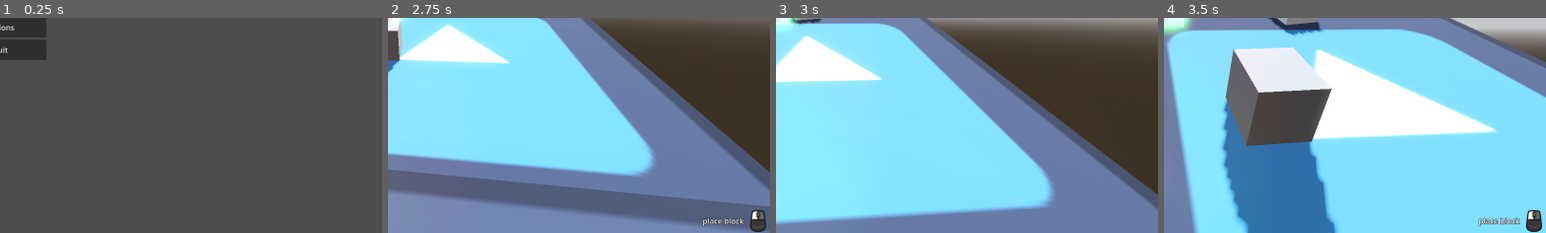
Above: before the commit, frames 1-4 (left to right).
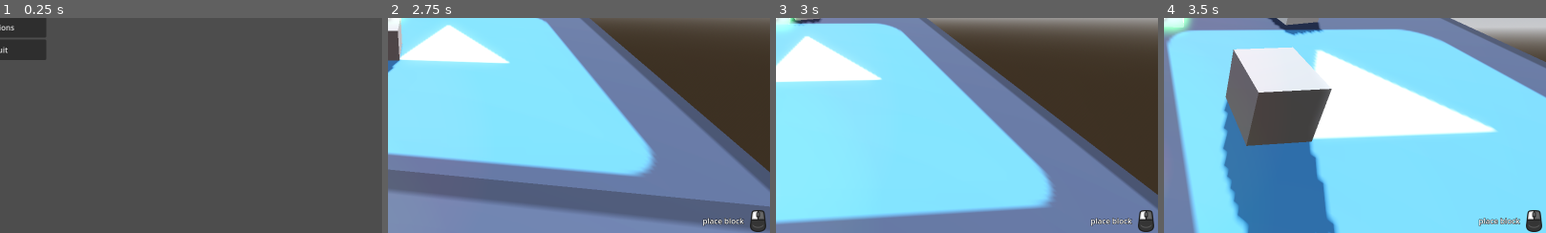
Above: after the commit, the same moments.

Repository: matmas/spacecraft3d
Game: Godot game, scene res://menus/main_menu/main_menu.tscn
Same seed, same stepped clock (60 frames per second), same inputs: the game is played once before the commit and once after it. The engine's default icon, where the game draws it, is replaced by a stand-in: a white triangle on a blue panel in a dark square.
Inputs (mouse positions are % of the whole screen's width and height, from its top left):
- Up to frame 1 (0.25 s): no input
- Up to frame 2 (2.75 s): click "New game" at 0.5 s; tap Enter at 1.25 s; move the mouse to (55, 50) at 1.27 s; hold Ctrl (crouch) 1.28-2.03 s; hold W (move_forward) from 1.28 s (still down); click (55, 50) at 1.42 s; tap Space (jump) at 1.52, 2.27 s; move the mouse to (45, 50) at 2.02 s; click (45, 50) at 2.1 s
- Up to frame 3 (3 s): keep holding W (move_forward); move the mouse to (52, 48) at 2.77 s; hold Shift (sprint) from 2.78 s (still down)
- Up to frame 4 (3.5 s): keep holding W (move_forward); keep holding Shift (sprint)
The pictures show only the part of the screen within x 50-100%, y 50-100%; the shares and areas given below are measured in that part.

Frames 1-2 are identical in both runs. In frame 3, 0.7% of the frame differs, in the area x 82-99%, y 89-100%; in frame 4, nothing differs.

Commit message:
Fix flickering when FPS is lower than 60

Diff:
--- a/input_hints/input_hints.gd
+++ b/input_hints/input_hints.gd
@@ -2,6 +2,8 @@
 class_name InputHints
 
 static var _actions_used := {}
+var _physics_frame_passed := false
+var _process_frame_passed := false
 
 
 func _ready() -> void:
@@ -39,17 +41,27 @@
 	return Input.get_vector(negative_x, positive_x, negative_y, positive_y, deadzone)
 
 
+func _process(_delta: float) -> void:
+	_process_frame_passed = true
+	_refresh()
+
+
 func _physics_process(_delta: float) -> void:
+	_physics_frame_passed = true
 	_refresh()
 
 
 func _refresh() -> void:
-	for action in InputMap.get_actions():
-		if not _actions_used.has(action):
-			_actions_used[action] = false
+	# Prevent flickering when FPS is either lower or higher than physics ticks per second
+	if _physics_frame_passed and _process_frame_passed:
+		for action in InputMap.get_actions():
+			if not _actions_used.has(action):
+				_actions_used[action] = false
 
-	_update_visibility_recursively(self)
-	_actions_used.clear()
+		_update_visibility_recursively(self)
+		_actions_used.clear()
+		_process_frame_passed = false
+		_physics_frame_passed = false
 
 
 func _update_visibility_recursively(node: Node):
